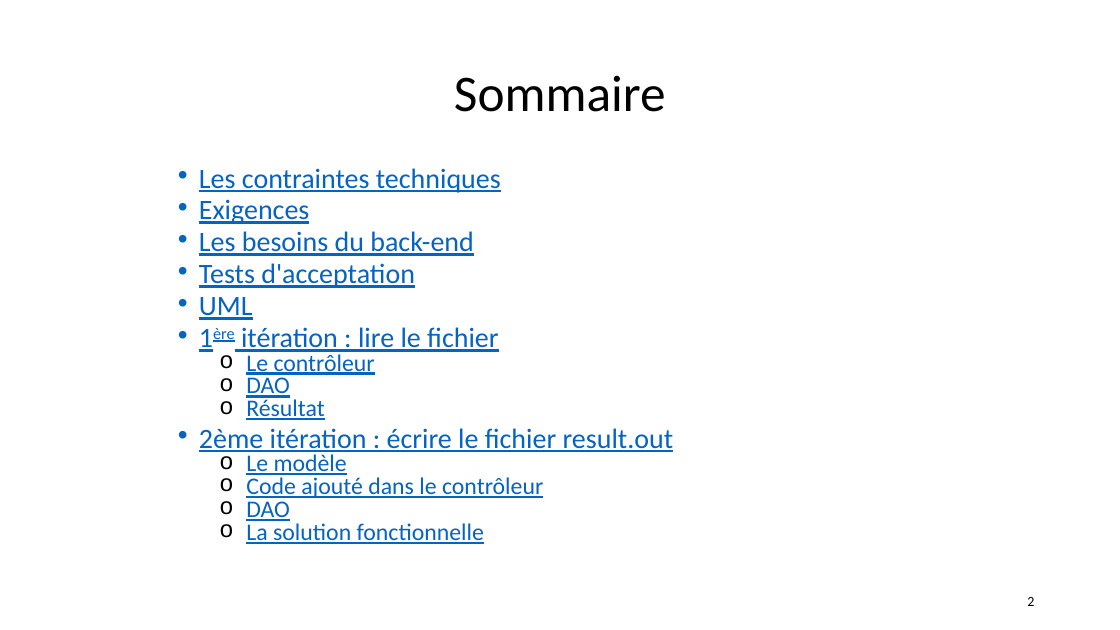
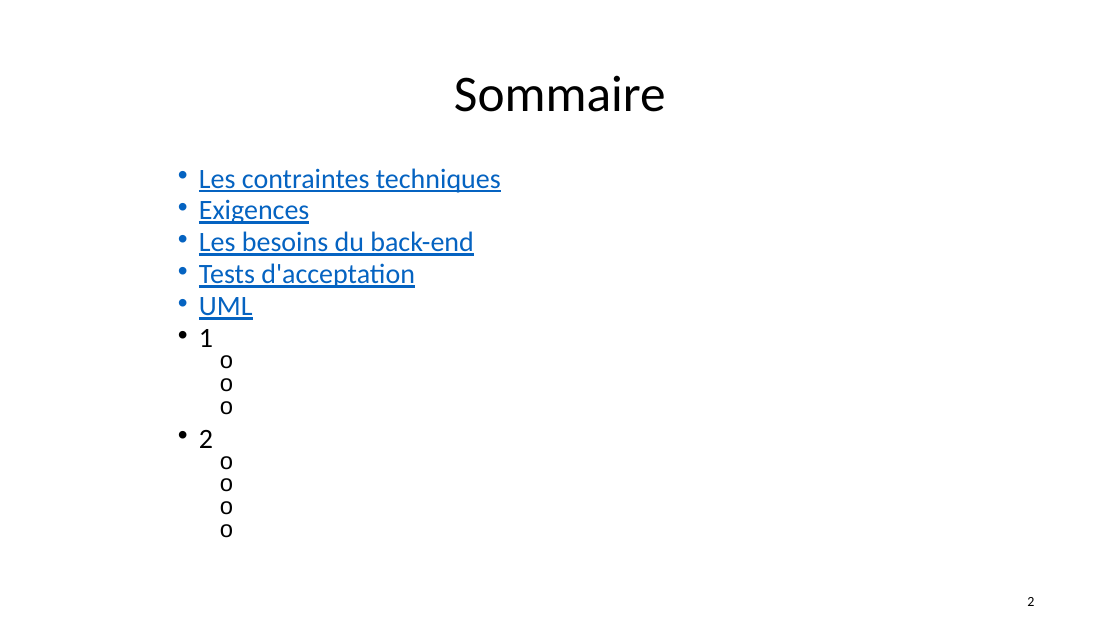
Before and after one commit to andrechico999/https-github.com-emmo78-com.safetynet.alerts, a slide deck: slide 2 of A_Livrables/MOREL_Olivier_4_slides_062022.pptx. Drawn at 1120x630 pixels with LibreOffice and Linux fonts; fonts in the diff are those of the drawing. Boxes give left, top, right and bottom in pixels: in the first picture for what was removed or moved away, otherwise in the second. Text is boxed around its words. In the diff, an @@ line names an element or a change of style, - is before the commit and + after.

```diff
--- a/A_Livrables/MOREL_Olivier_4_slides_062022.pptx
+++ b/A_Livrables/MOREL_Olivier_4_slides_062022.pptx
@@ text at [199,329,213,448]: text changed; size 20.4 to 24.1 pt; text colour #0563C1 to #000000 @@
-• 1ère itération : lire le fichier
-  o Le contrôleur
-  o DAO
-  o Résultat
-• 2ème itération : écrire le fichier result.out
-  o Le modèle
-  o Code ajouté dans le contrôleur
-  o DAO
-  o La solution fonctionnelle
+• 1
+• 2
```
Also in this commit, not shown: 3 other slides changed, 10 slides added, 10 slides removed, 9 other files.
